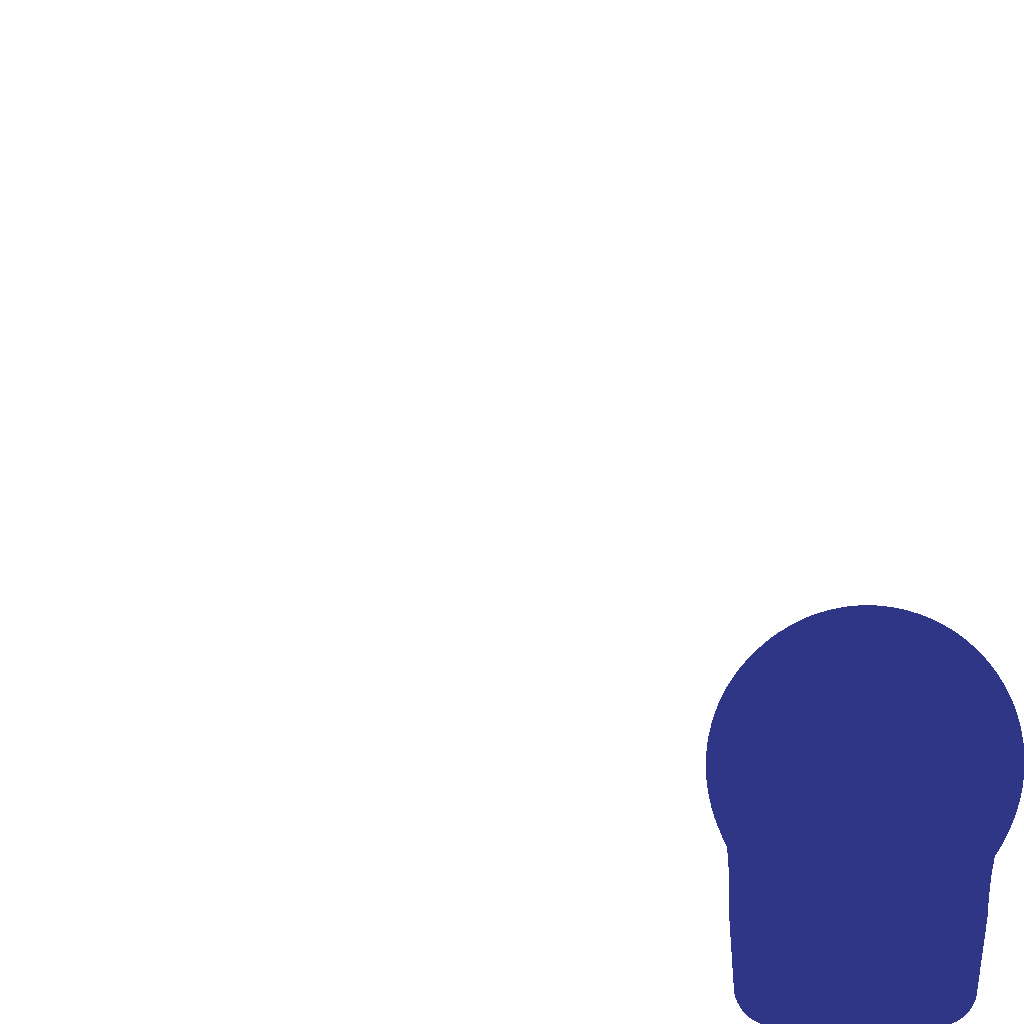
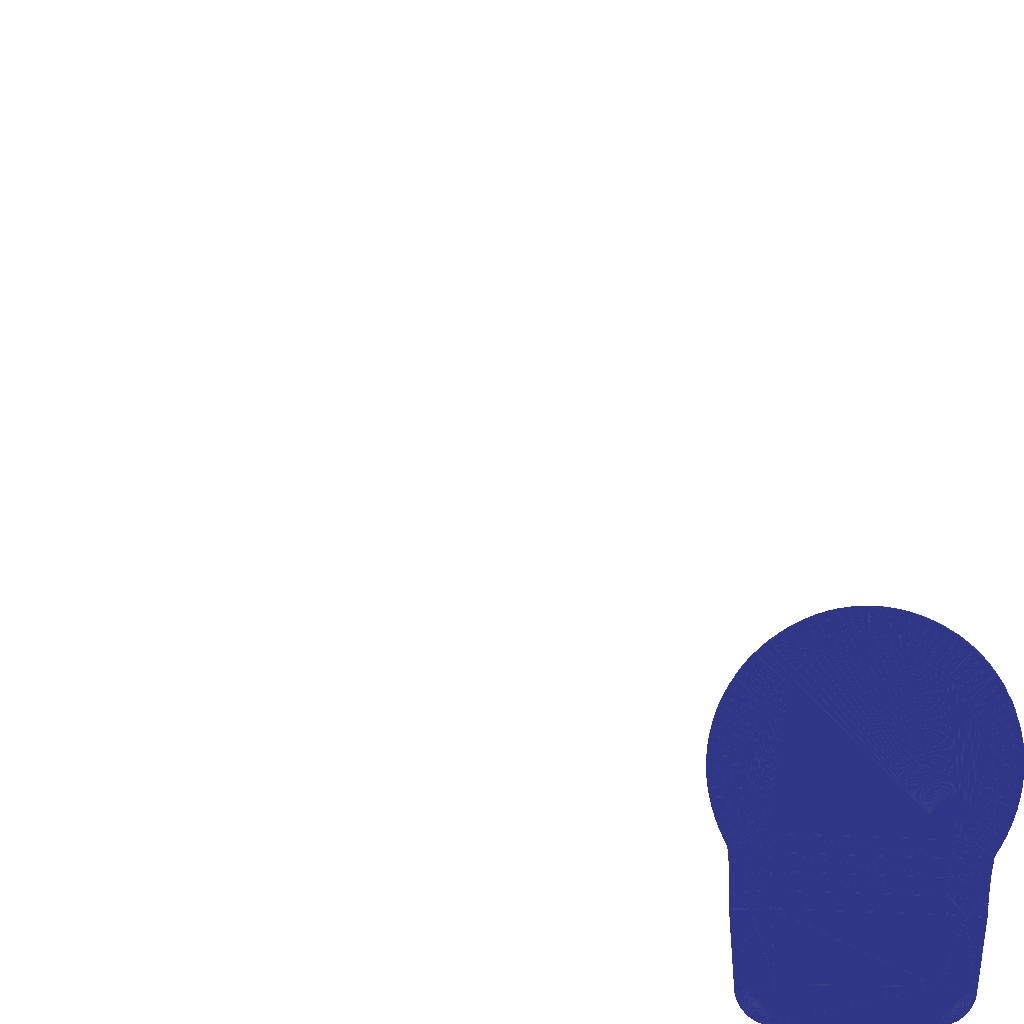
Revision of a layered (1024, 1024) image; what changed, layer by layer:
removed layer "Link S" over (770, 955, 951, 1024)
painted on "link_s_wire.png" over (706, 605, 1024, 1024)
